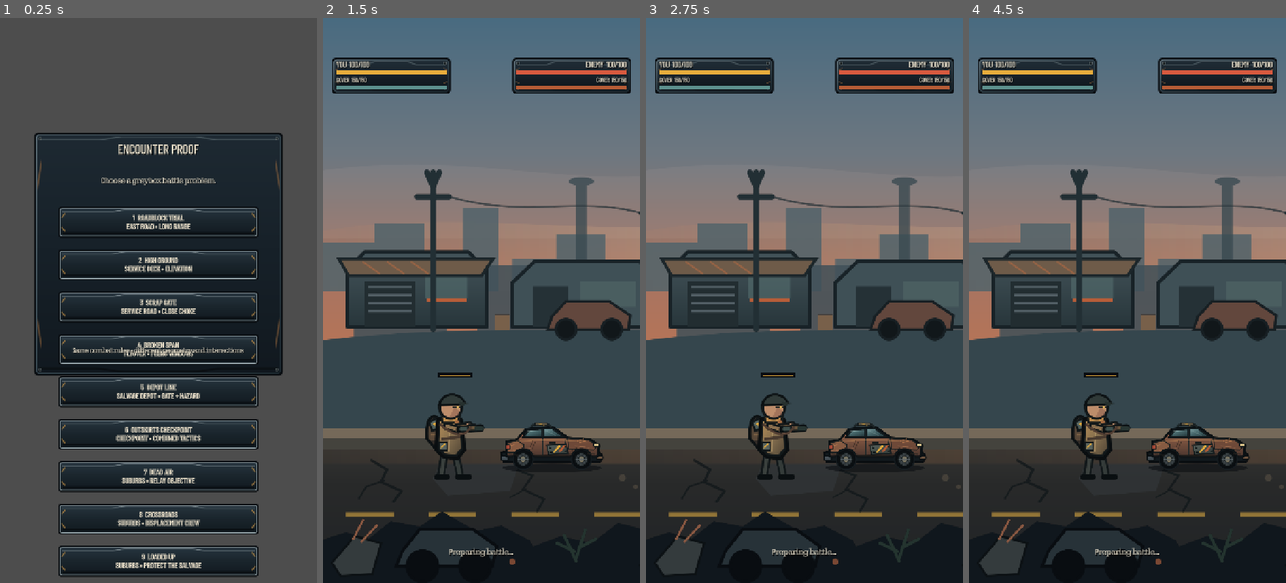
Above: before the commit, frames 1-4 (left to right).
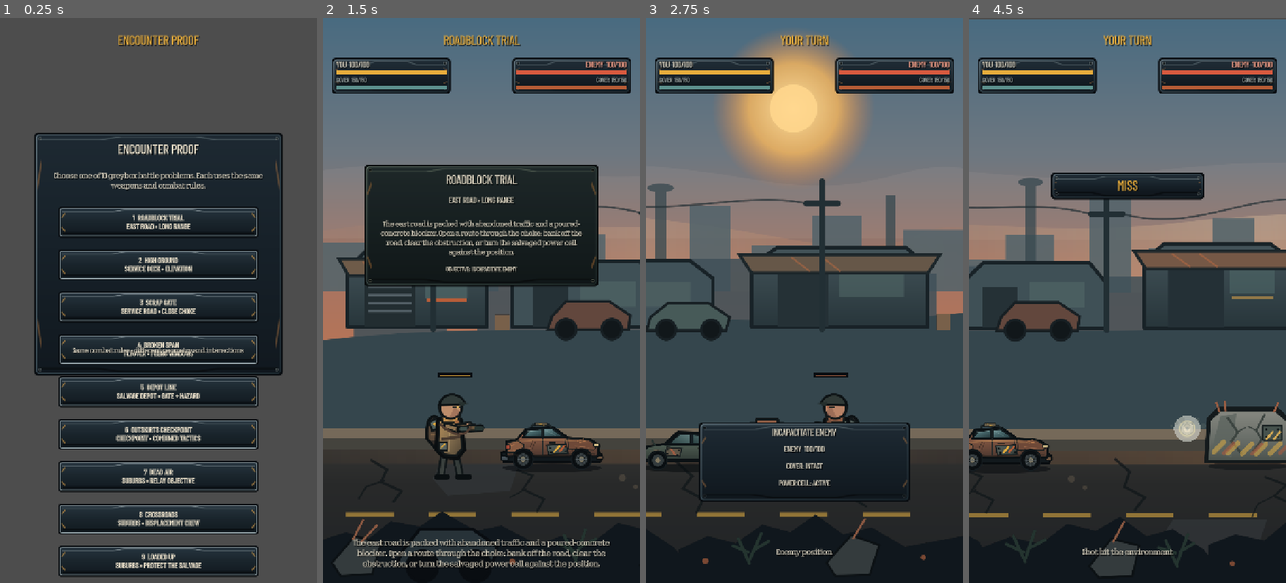
Above: after the commit, the same moments.

Repository: phantompixel-developer/FortKnocks
Game: Godot game, scene res://game/battle/battle.tscn
The game is run twice, just before and just after one commit, with the same random seed, the same clock (stepped at 60 frames per second) and the same inputs. This scene is started directly instead of the project's main scene.
Inputs (mouse positions are in pixels of both pictures, inside the frame that each line leads up to):
- Up to frame 1 (0.25 s): no input
- Up to frame 2 (1.5 s): click "1 ROADBLOCK TRIAL EAST ROAD •…" at 0.5 s; tap Enter at 1.25 s; move the mouse to (551, 272) at 1.27 s; click (551, 272) at 1.42 s
- Up to frame 3 (2.75 s): drag from (741, 328) to (788, 413) at 2.02 s
- Up to frame 4 (4.5 s): move the mouse to (1159, 176) at 2.77 s; click (1159, 176) at 2.92 s; drag from (1111, 413) to (1032, 215) at 3.52 s; move the mouse to (1222, 385) at 4.27 s; click (1222, 385) at 4.42 s

The runs differ from the first frame. In frame 1, 1.2% of the frame differs, in the area x 17-83%, y 3-31%; in frame 2, 17%; in frame 3, 33%, in the area x 0-100%, y 2-99%; in frame 4, 27%.
Error before the commit: Cannot call method 'add_theme_color_override' on a null value. (res://game/battle/battle_controller.gd:157)

Commit message:
fix: restore battle turn label

Diff:
--- a/game/battle/battle.tscn
+++ b/game/battle/battle.tscn
@@ -262,6 +262,18 @@
 mouse_filter = 2
 color = Color(0.714, 0.361, 0.212, 1)
 
+[node name="TurnLabel" type="Label" parent="HUD/Root"]
+layout_mode = 0
+offset_left = 214.0
+offset_top = 28.0
+offset_right = 506.0
+offset_bottom = 72.0
+theme_override_font_sizes/font_size = 28
+text = "FORT KNOCKS"
+horizontal_alignment = 1
+vertical_alignment = 1
+mouse_filter = 2
+
 [node name="FeedbackPlate" type="ColorRect" parent="HUD/Root"]
 visible = false
 layout_mode = 0
